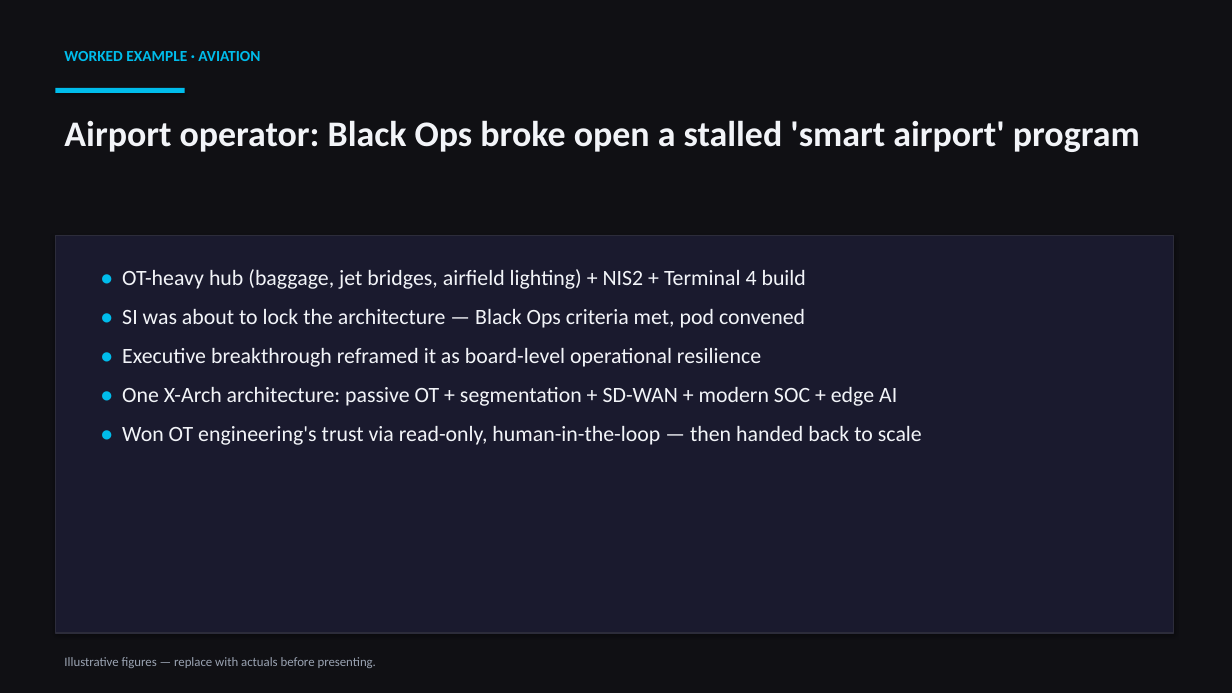
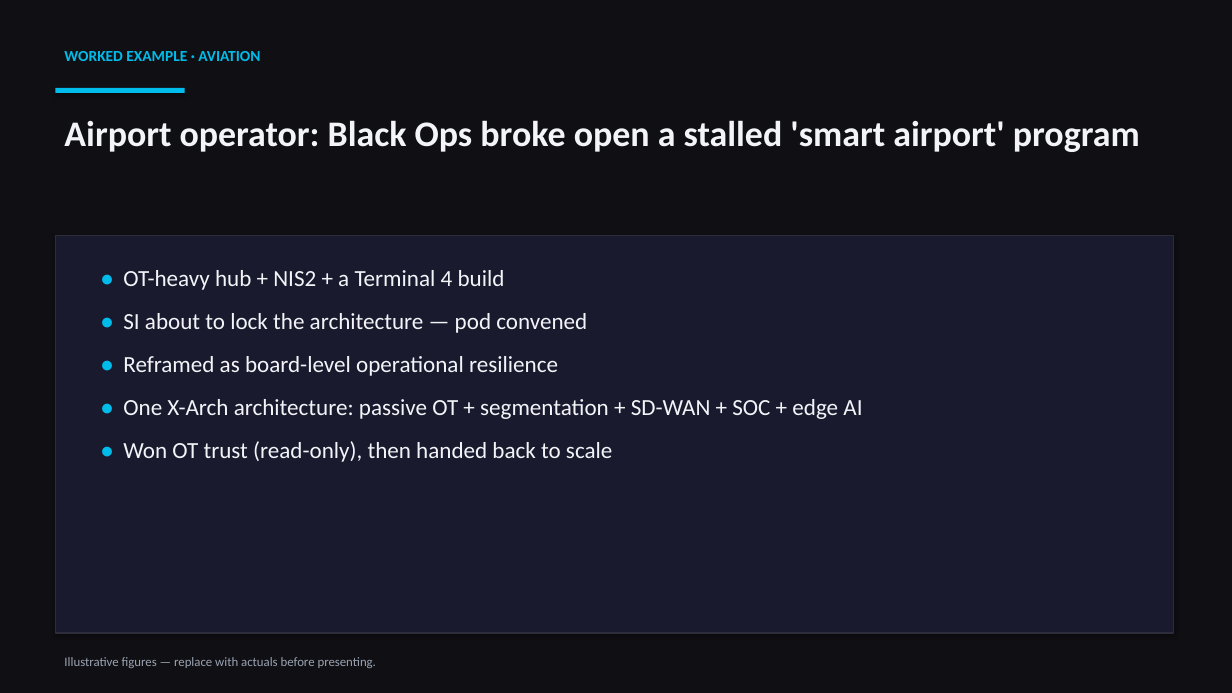
Before and after one commit to rcasey1978/FieldCTO_TacticalSelling, a slide deck: slide 9 of Field-CTO-XArch-Business-Case.pptx (slide 12 before the commit). Drawn at 1232x693 pixels with LibreOffice and Linux fonts; fonts in the diff are those of the drawing. Boxes give left, top, right and bottom in pixels: in the first picture for what was removed or moved away, otherwise in the second. Text is boxed around its words. In the diff, an @@ line names an element or a change of style, - is before the commit and + after.

```diff
--- a/Field-CTO-XArch-Business-Case.pptx
+++ b/Field-CTO-XArch-Business-Case.pptx
@@ text at (x1=123, y1=270, x2=862, y2=462): text changed; size 17 to 18 pt @@
-• OT-heavy hub (baggage, jet bridges, airfield lighting) + NIS2 + Terminal 4 build
-• SI was about to lock the architecture — Black Ops criteria met, pod convened
-• Executive breakthrough reframed it as board-level operational resilience
-• One X-Arch architecture: passive OT + segmentation + SD-WAN + modern SOC + edge AI
-• Won OT engineering's trust via read-only, human-in-the-loop — then handed back to scale
+• OT-heavy hub + NIS2 + a Terminal 4 build
+• SI about to lock the architecture — pod convened
+• Reframed as board-level operational resilience
+• One X-Arch architecture: passive OT + segmentation + SD-WAN + SOC + edge AI
+• Won OT trust (read-only), then handed back to scale
```
Also in this commit, not shown: 19 other slides changed, 4 slides removed, 2 other files.
